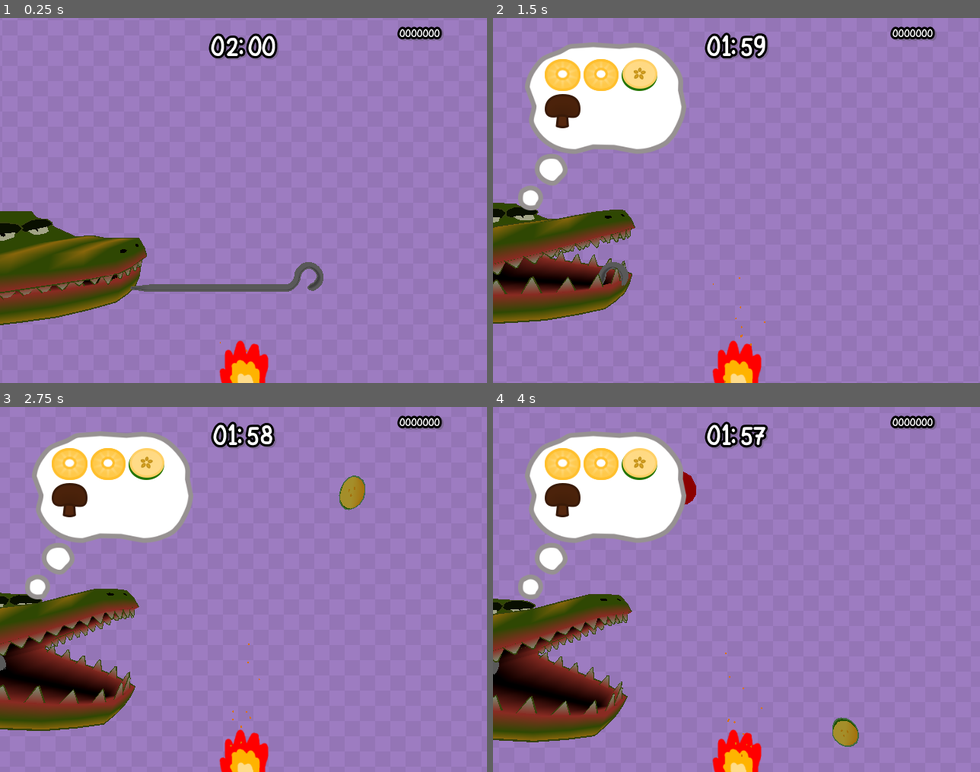
Above: before the commit, frames 1-4 (two rows, left to right).
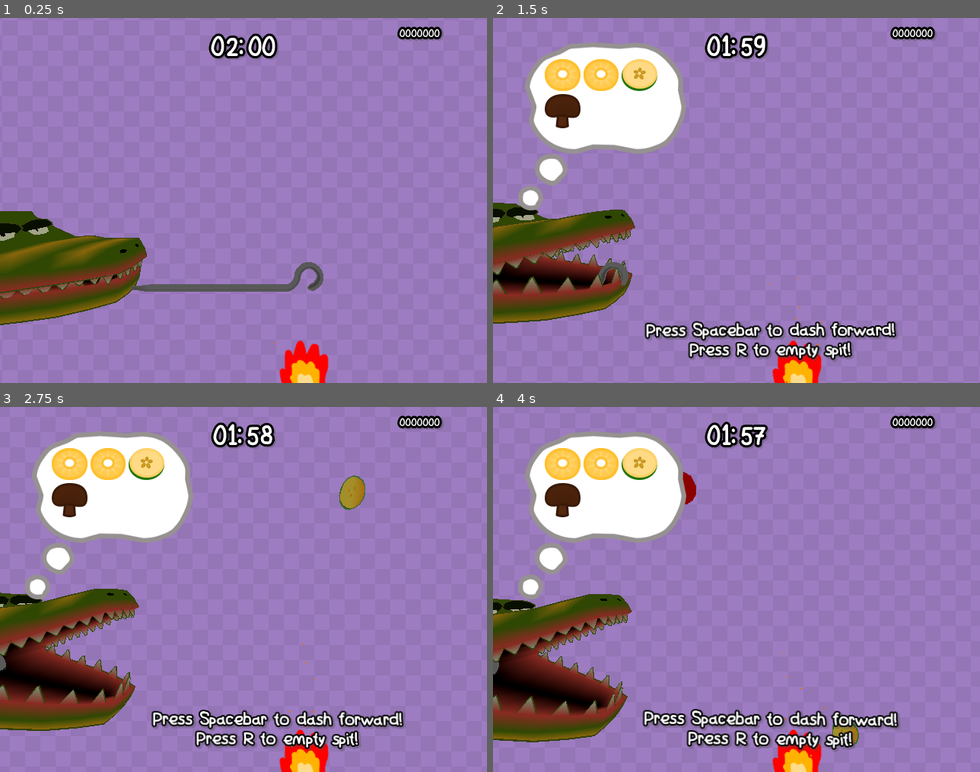
Above: after the commit, the same moments.

Repository: MartinLeGrand/AGES2026GameJam
Game: Godot game, scene res://Project/Maps/GameScene.tscn
Same seed, same stepped clock (60 frames per second), same inputs: the game is played once before the commit and once after it. The engine's default icon, where the game draws it, is replaced by a stand-in: a white triangle on a blue panel in a dark square.
Inputs:
- Up to frame 1 (0.25 s): no input
- Up to frame 2 (1.5 s): tap Space (dash) at 0.5, 0.6, 1.25, 1.35 s; hold Right (ui_right) 0.53-1.28 s; hold Left (ui_left) from 1.28 s (still down)
- Up to frame 3 (2.75 s): tap Space (dash) at 2, 2.1 s; release Left (ui_left) at 2.03 s; hold Right (ui_right) from 2.03 s (still down)
- Up to frame 4 (4 s): tap Space (dash) at 2.75, 2.85, 3.5, 3.6 s; release Right (ui_right) at 3.53 s; hold Left (ui_left) from 3.53 s (still down)

The runs differ from the first frame. In frame 1, 1.8% of the frame differs, in the area x 45-68%, y 88-100%; in frame 2, 4.4%; in frame 3, 4.5%; in frame 4, 4.5%, in the area x 30-84%, y 67-100%.

Commit message:
added tutorial animation

Diff:
--- a/Project/Maps/GameScene.tscn
+++ b/Project/Maps/GameScene.tscn
@@ -12,12 +12,22 @@
 [ext_resource type="Script" uid="uid://na5ryfkm6iaj" path="res://Project/Scripts/text_test.gd" id="5_q8uac"]
 [ext_resource type="Material" uid="uid://cx6utliwik3uh" path="res://Project/Materials/vertex_unshaded.tres" id="6_p7xys"]
 [ext_resource type="PackedScene" uid="uid://cw0vqtjsfb54s" path="res://Project/UI/Scenes/Scorer/Scorer.tscn" id="6_wy34v"]
+[ext_resource type="FontFile" uid="uid://dpvb2tp2gx5p5" path="res://Project/UI/Fonts/friendlyscribbles.ttf" id="7_bcaam"]
 [ext_resource type="Script" uid="uid://bhuyt7axr0w2s" path="res://Project/Scripts/chomper.gd" id="8_p7xys"]
 [ext_resource type="PackedScene" uid="uid://jhui4717qmye" path="res://Project/GameObjects/Collector/Collector.tscn" id="9_e8hnt"]
 [ext_resource type="PackedScene" uid="uid://dr6dff44m6wmu" path="res://Project/GameObjects/Fire/Fire.tscn" id="10_q8uac"]
 
 [sub_resource type="Environment" id="Environment_d2qli"]
 background_mode = 3
+
+[sub_resource type="LabelSettings" id="LabelSettings_y80wx"]
+font = ExtResource("7_bcaam")
+font_size = 22
+outline_size = 8
+outline_color = Color(0, 0, 0, 1)
+shadow_size = 12
+shadow_color = Color(0.3019608, 0.3019608, 0.3019608, 0.3137255)
+shadow_offset = Vector2(2.5, 2)
 
 [sub_resource type="ArrayMesh" id="ArrayMesh_d2qli"]
 _surfaces = [{
@@ -116,6 +126,91 @@
 "vertex_count": 317,
 "vertex_data": PackedByteArray("vOEsO7KqOz6k9o6/A98ZQKY07D8/gmU/rd+RP5Xpdj/ASdnAUycfQLgXRj6h9Xq/cOc7QDkwFj7+RwY+cEonwD2 …(8371 unchanged characters)…
 }]
+
+[sub_resource type="Animation" id="Animation_bcaam"]
+length = 0.001
+tracks/0/type = "value"
+tracks/0/imported = false
+tracks/0/enabled = true
+tracks/0/path = NodePath("CanvasLayerForeground/Label:position")
+tracks/0/interp = 1
+tracks/0/loop_wrap = true
+tracks/0/keys = {
+"times": PackedFloat32Array(0),
+"transitions": PackedFloat32Array(1),
+"update": 0,
+"values": [Vector2(198.5, 400)]
+}
+tracks/1/type = "value"
+tracks/1/imported = false
+tracks/1/enabled = true
+tracks/1/path = NodePath("CanvasLayerForeground/Label:scale")
+tracks/1/interp = 1
+tracks/1/loop_wrap = true
+tracks/1/keys = {
+"times": PackedFloat32Array(0),
+"transitions": PackedFloat32Array(1),
+"update": 0,
+"values": [Vector2(1, 1)]
+}
+tracks/2/type = "value"
+tracks/2/imported = false
+tracks/2/enabled = true
+tracks/2/path = NodePath("CanvasLayerForeground/Label:rotation")
+tracks/2/interp = 1
+tracks/2/loop_wrap = true
+tracks/2/keys = {
+"times": PackedFloat32Array(0),
+"transitions": PackedFloat32Array(1),
+"update": 0,
+"values": [0.0]
+}
+
+[sub_resource type="Animation" id="Animation_y80wx"]
+resource_name = "game_tutorial"
+length = 6.0
+tracks/0/type = "value"
+tracks/0/imported = false
+tracks/0/enabled = true
+tracks/0/path = NodePath("CanvasLayerForeground/Label:position")
+tracks/0/interp = 2
+tracks/0/loop_wrap = true
+tracks/0/keys = {
+"times": PackedFloat32Array(0, 1, 1.0333333, 4.9666667, 5, 6),
+"transitions": PackedFloat32Array(1, 1, 1, 1, 1, 1),
+"update": 0,
+"values": [Vector2(198.5, 500), Vector2(198.5, 400), Vector2(198.5, 400), Vector2(198.5, 400), Vector2(198.5, 400), Vector2(198.5, 500)]
+}
+tracks/1/type = "value"
+tracks/1/imported = false
+tracks/1/enabled = true
+tracks/1/path = NodePath("CanvasLayerForeground/Label:scale")
+tracks/1/interp = 2
+tracks/1/loop_wrap = true
+tracks/1/keys = {
+"times": PackedFloat32Array(0, 2, 4, 6),
+"transitions": PackedFloat32Array(1, 1, 1, 1),
+"update": 0,
+"values": [Vector2(1, 1), Vector2(0.98, 0.98), Vector2(1, 1), Vector2(0.98, 0.98)]
+}
+tracks/2/type = "value"
+tracks/2/imported = false
+tracks/2/enabled = true
+tracks/2/path = NodePath("CanvasLayerForeground/Label:rotation")
+tracks/2/interp = 1
+tracks/2/loop_wrap = true
+tracks/2/keys = {
+"times": PackedFloat32Array(0, 4, 8),
+"transitions": PackedFloat32Array(1, 1, 1),
+"update": 0,
+"values": [-0.008726646259971648, 0.008726646259971648, -0.008726646259971648]
+}
+
+[sub_resource type="AnimationLibrary" id="AnimationLibrary_gctcx"]
+_data = {
+&"RESET": SubResource("Animation_bcaam"),
+&"game_tutorial": SubResource("Animation_y80wx")
+}
 
 [node name="GameScene" type="Node3D" unique_id=111185863]
 script = ExtResource("1_0odvm")
@@ -153,6 +248,24 @@
 
 [node name="Scorer" parent="CanvasLayerForeground" unique_id=1543845486 instance=ExtResource("6_wy34v")]
 
+[node name="Label" type="Label" parent="CanvasLayerForeground" unique_id=71345039]
+anchors_preset = 7
+anchor_left = 0.5
+anchor_top = 1.0
+anchor_right = 0.5
+anchor_bottom = 1.0
+offset_left = -121.5
+offset_top = -80.0
+offset_right = 211.5
+offset_bottom = -30.999634
+grow_horizontal = 2
+grow_vertical = 0
+pivot_offset_ratio = Vector2(0.5, 0.5)
+text = "Press Spacebar to dash forward!
+Press R to empty spit!"
+label_settings = SubResource("LabelSettings_y80wx")
+horizontal_alignment = 1
+
 [node name="CanvasLayerBackground" parent="." unique_id=1184656298 instance=ExtResource("1_mg1f3")]
 
 [node name="Spawner" parent="." unique_id=1467685239 instance=ExtResource("2_wot6h")]
@@ -197,4 +310,8 @@
 surface_material_override/0 = SubResource("StandardMaterial3D_bcaam")
 
 [node name="Fire" parent="." unique_id=88479697 instance=ExtResource("10_q8uac")]
-transform = Transform3D(1, 0, 0, 0, 1, 0, 0, 0, 1, 0, -6.6969757, -5)
+transform = Transform3D(1, 0, 0, 0, 1, 0, 0, 0, 1, 2.6265745, -6.6969757, -5)
+
+[node name="AnimationPlayer" type="AnimationPlayer" parent="." unique_id=1259900917]
+libraries/ = SubResource("AnimationLibrary_gctcx")
+autoplay = &"game_tutorial"
